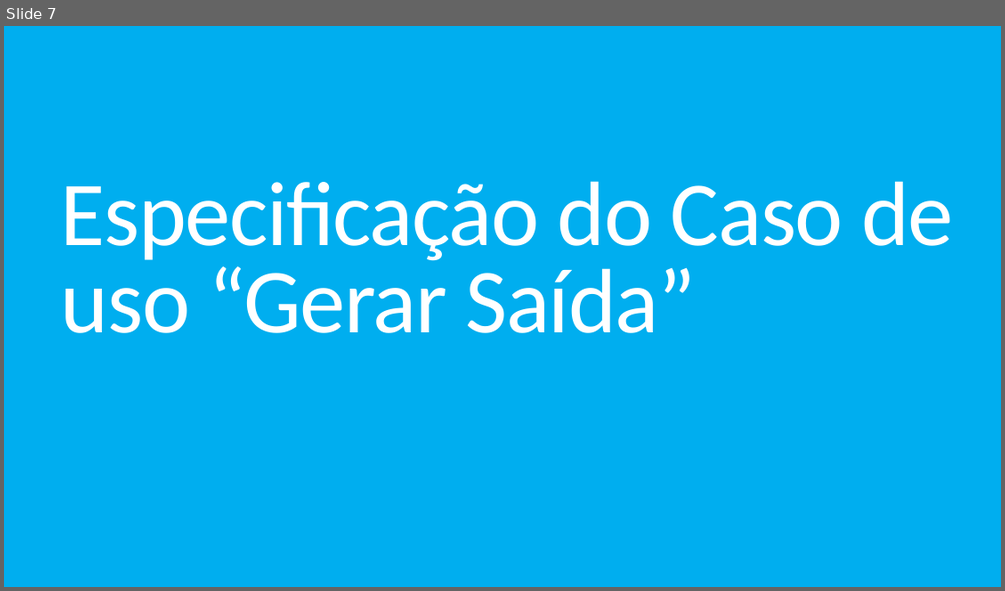
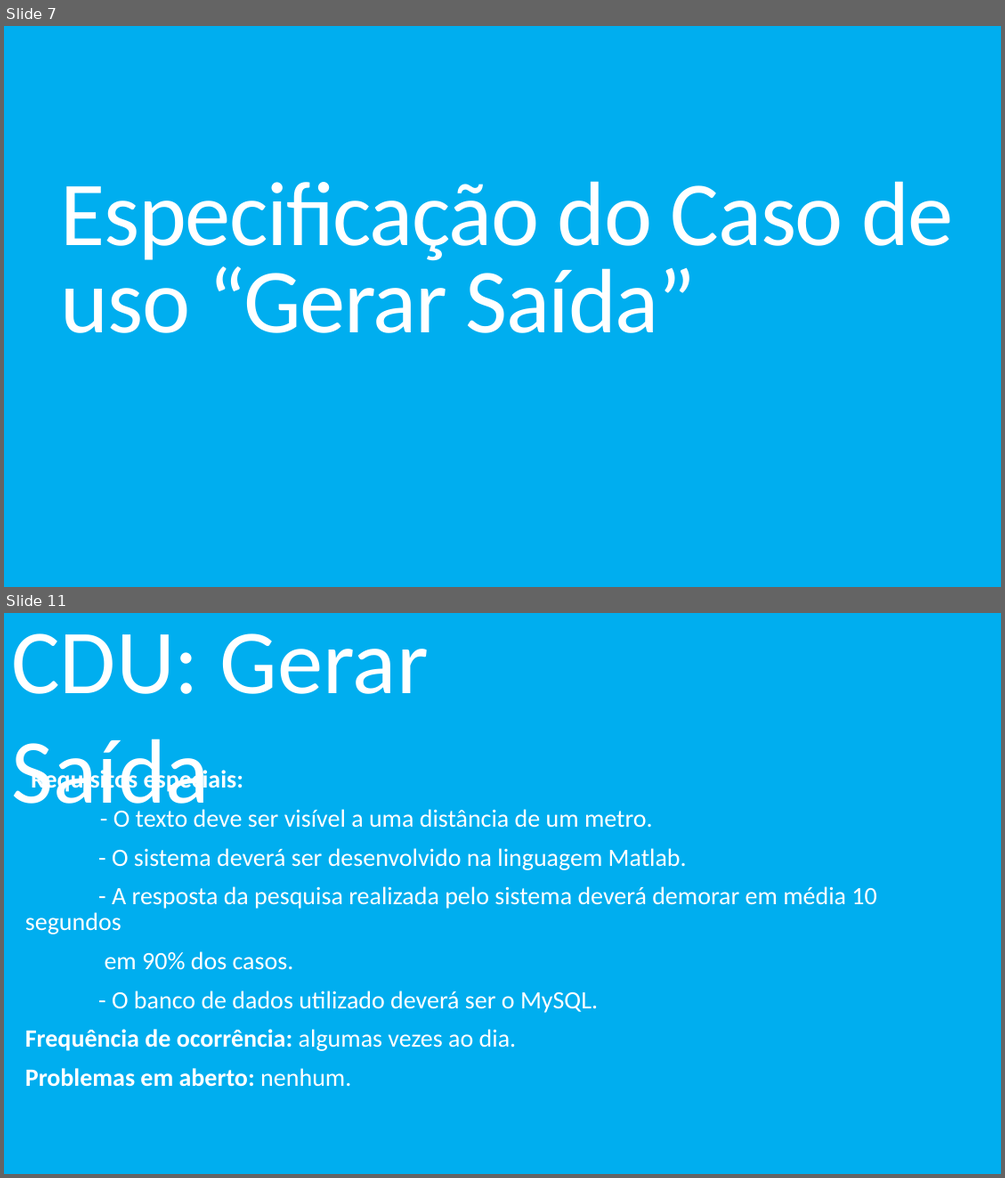
Before and after one commit to DouglasCPioC/engenharia-de-software-loja-de-motoboy, a slide deck: Slide/Projeto de uma empresa de motoboy.pptx. Shown one above the other, each under a label of ours: slide 7 before the commit, slides 7 and 11 after it; the slides between them are not shown. The pictures are 1005x591 and 1005x1178 pixels, drawn with LibreOffice and Linux fonts; fonts in the diff are those of the drawing. Boxes give left, top, right and bottom in pixels: in the first picture for what was removed or moved away, otherwise in the second. Text is boxed around its words. In the diff, an @@ line names an element or a change of style, - is before the commit and + after.

```diff
--- a/Slide/Projeto de uma empresa de motoboy.pptx
+++ b/Slide/Projeto de uma empresa de motoboy.pptx
@@ slide 11 added at [4,613,1001,1174], background #00AEEF @@
@@ text added at [11,633,428,824], 88 pt, text #FFFFFF @@
+CDU: Gerar Saída
@@ subtitle added at [25,767,876,1086], 24 pt, text #FFFFFF @@
+Requisitos especiais:
+- O texto deve ser visível a uma distância de um metro.
+- O sistema deverá ser desenvolvido na linguagem Matlab.
+- A resposta da pesquisa realizada pelo sistema deverá demorar em média 10 segundos
+em 90% dos casos.
+- O banco de dados utilizado deverá ser o MySQL.
+Frequência de ocorrência: algumas vezes ao dia.
+Problemas em aberto: nenhum.
```
Also in this commit, not shown: 1 slide changed, 9 other slides added, 1 slide removed.
